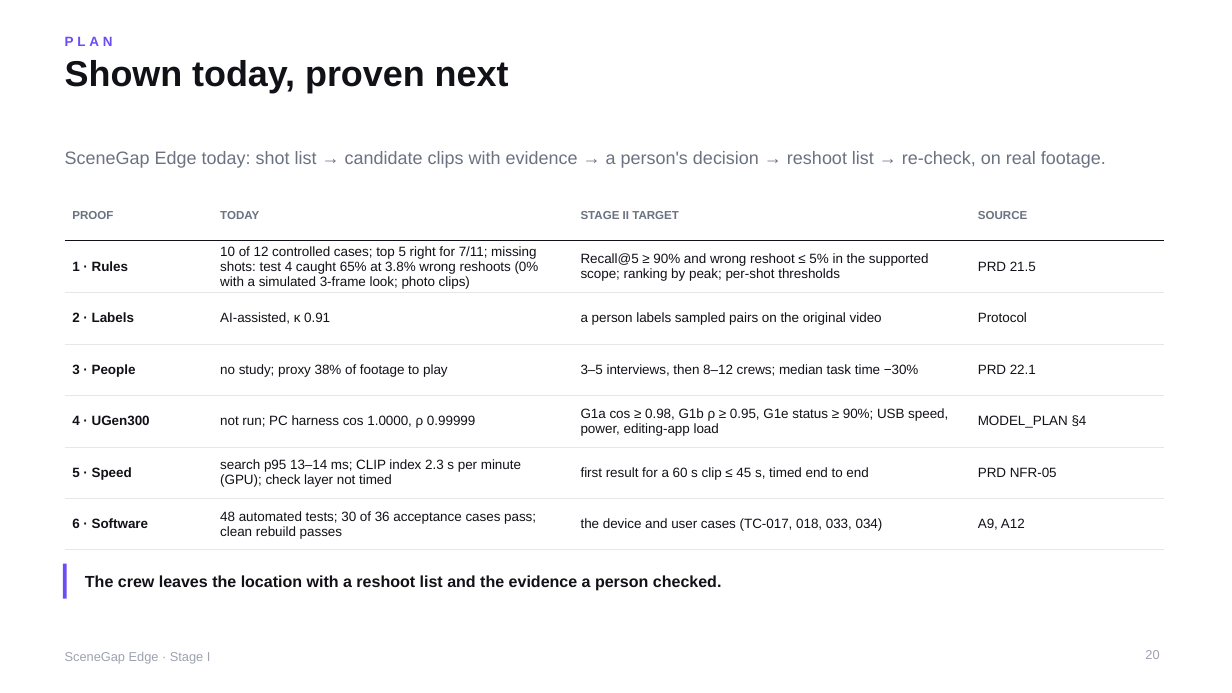
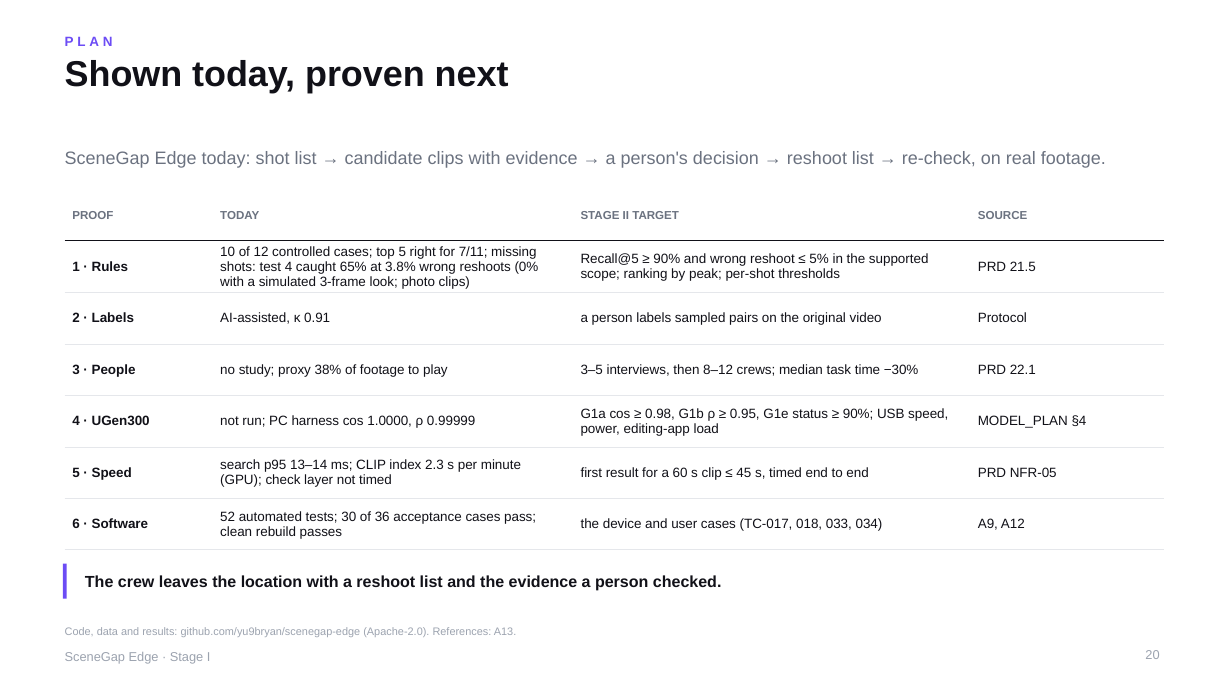
Before and after one commit to yu9bryan/scenegap-edge, a slide deck: slide 20 of docs/deck/SceneGapEdge_StageI_Proposal.pptx. Drawn at 1232x693 pixels with LibreOffice and Linux fonts; fonts in the diff are those of the drawing. Boxes give left, top, right and bottom in pixels: in the first picture for what was removed or moved away, otherwise in the second. Text is boxed around its words. In the diff, an @@ line names an element or a change of style, - is before the commit and + after.

```diff
--- a/docs/deck/SceneGapEdge_StageI_Proposal.pptx
+++ b/docs/deck/SceneGapEdge_StageI_Proposal.pptx
@@ table at [65, 189, 1165, 543] @@
-row 7, column 2: 48 automated tests; 30 of 36 acceptance cases pass; clean rebuild passes
+row 7, column 2: 52 automated tests; 30 of 36 acceptance cases pass; clean rebuild passes
@@ text added at [65, 627, 516, 637], 8.5 pt, text #9CA3AF @@
+Code, data and results: github.com/yu9bryan/scenegap-edge (Apache-2.0). References: A13.
```
Also in this commit, not shown: 2 other slides changed, 1 slide added, 4 other files.
